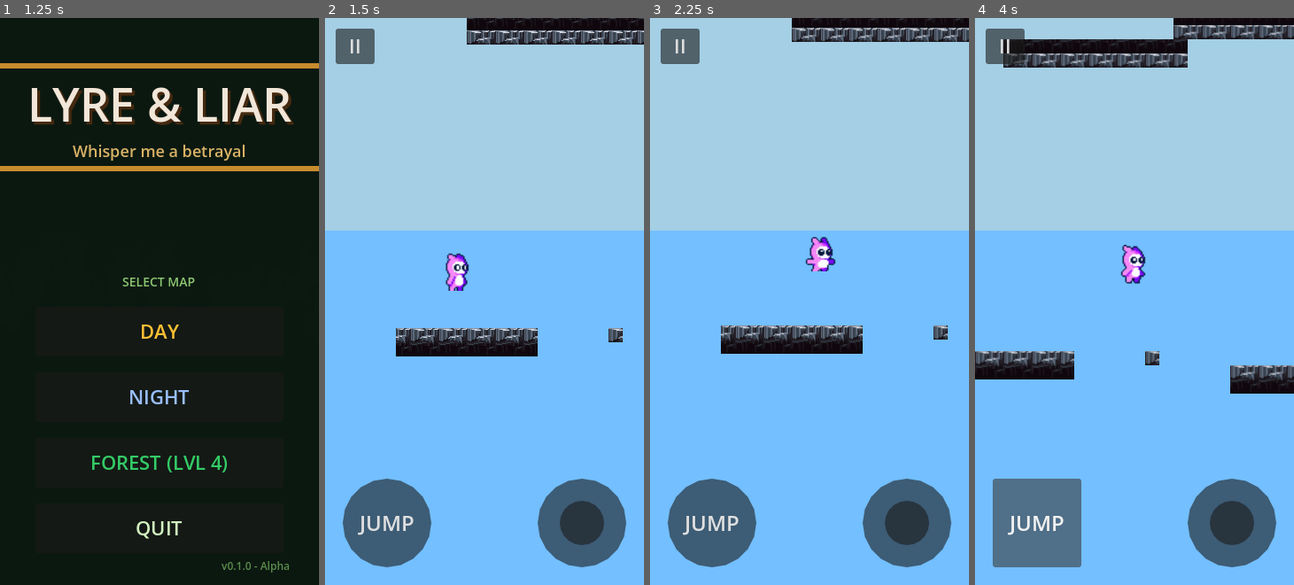
Above: before the commit, frames 1-4 (left to right).
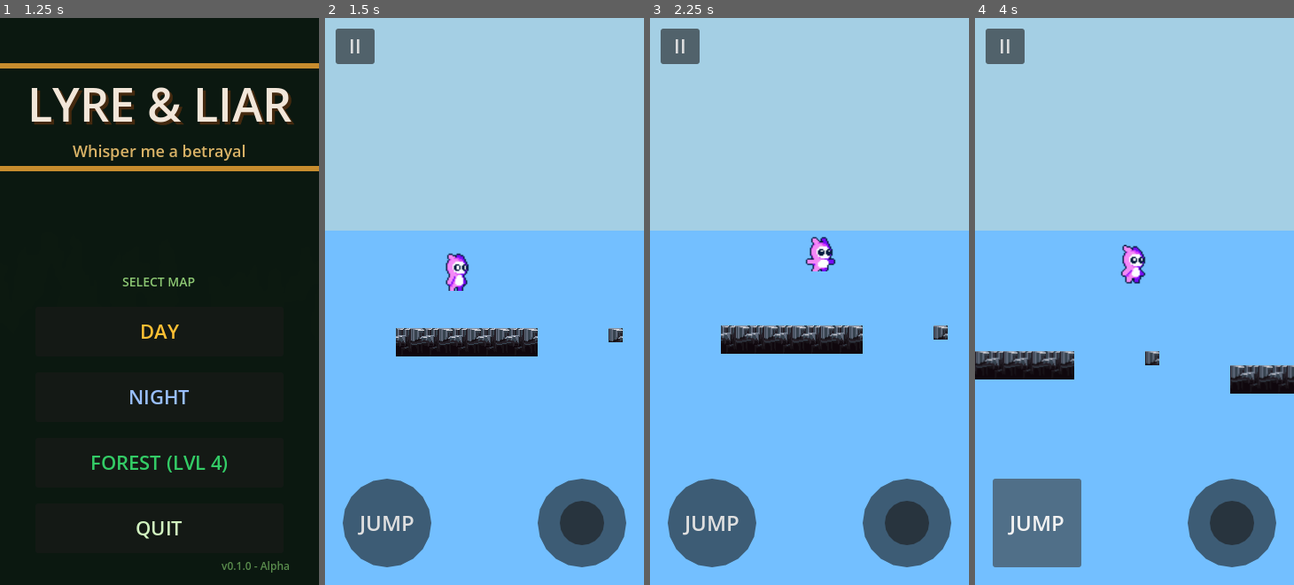
Above: after the commit, the same moments.

Repository: sachindu-dev/Lyre-Liar
Game: Godot game, scene res://scenes/main_menu.tscn
Two runs of this game, one before a commit and one after it. Both use one fixed random seed, a clock stepped at 60 frames per second and the inputs below.
Inputs (mouse positions are in pixels of both pictures, inside the frame that each line leads up to):
- Up to frame 1 (1.25 s): click "SINGLE PLAYER" at 0.5 s
- Up to frame 2 (1.5 s): click "DAY" at 1.25 s
- Up to frame 3 (2.25 s): tap Enter (ui_accept) at 2 s; move the mouse to (879, 273) at 2.02 s; hold Right (ui_right) from 2.03 s (still down); click (879, 273) at 2.17 s
- Up to frame 4 (4 s): tap Enter (ui_accept) at 2.27 s; release Right (ui_right) at 2.75 s; drag from (1070, 329) to (1118, 414) at 2.77 s; click "JUMP" at 3.5 s

Frame 1 is identical in both runs. In frame 2, 2.6% of the frame differs, in the area x 44-100%, y 0-5%; in frame 3, 2.3%; in frame 4, 4.3%, in the area x 8-100%, y 0-9%.

Commit message:
refactor(levels): remove runtime platform painting from Day/Night
Drop the PLATFORMS const and _create_platform_tiles() helper from
level_1.gd and level_2.gd. Platforms must now be painted in the scene
TileMap directly (or replaced with another scheme); they will no longer
be re-created on _ready.

Co-Authored-By: Claude Opus 4.7 <noreply@anthropic.com>

Diff:
--- a/scripts/level_1.gd
+++ b/scripts/level_1.gd
@@ -9,36 +9,8 @@
 var _spawn_index := 0
 var _death_menu: CanvasLayer = null
 
-# Elevated platforms generated at runtime on top of the base floor tiles.
-# Base floor sits at rows 6–7 (world y ≈ 443–467).
-# Mid platforms (rows 3–4) are reachable in one jump (~73 px max height).
-# High platforms (rows 1–2) are reachable from mid platforms.
-const PLATFORMS := [
-	{"rs": 3, "re": 4, "cs": 10, "ce": 22},
-	{"rs": 3, "re": 4, "cs": 35, "ce": 47},
-	{"rs": 3, "re": 4, "cs": 60, "ce": 72},
-	{"rs": 1, "re": 2, "cs": 22, "ce": 34},
-	{"rs": 1, "re": 2, "cs": 48, "ce": 60},
-]
-
-
-func _create_platform_tiles() -> void:
-	var tilemap := get_node_or_null("TileMap") as TileMap
-	if tilemap == null:
-		return
-	for p in PLATFORMS:
-		for row in range(p.rs, p.re + 1):
-			for col in range(p.cs, p.ce + 1):
-				var coords := Vector2i(col, row)
-				var atlas := Vector2i(14 + col % 2, 23 + row % 2)
-				if tilemap.get_cell_source_id(0, coords) != 1 \
-						or tilemap.get_cell_atlas_coords(0, coords) != atlas:
-					tilemap.set_cell(0, coords, 1, atlas)
-
 
 func _ready() -> void:
-	_create_platform_tiles()
-
 	add_child(preload("res://scenes/pause_menu.tscn").instantiate())
 	_death_menu = preload("res://scenes/death_menu.tscn").instantiate()
 	add_child(_death_menu)
--- a/scripts/level_2.gd
+++ b/scripts/level_2.gd
@@ -9,36 +9,8 @@
 var _spawn_index := 0
 var _death_menu: CanvasLayer = null
 
-# Elevated platforms generated at runtime on top of the base floor tiles.
-# Base floor sits at rows 6–7 (world y ≈ 443–467).
-# Mid platforms (rows 3–4) are reachable in one jump (~73 px max height).
-# High platforms (rows 1–2) are reachable from mid platforms.
-const PLATFORMS := [
-	{"rs": 3, "re": 4, "cs": 10, "ce": 22},
-	{"rs": 3, "re": 4, "cs": 35, "ce": 47},
-	{"rs": 3, "re": 4, "cs": 60, "ce": 72},
-	{"rs": 1, "re": 2, "cs": 22, "ce": 34},
-	{"rs": 1, "re": 2, "cs": 48, "ce": 60},
-]
-
-
-func _create_platform_tiles() -> void:
-	var tilemap := get_node_or_null("TileMap") as TileMap
-	if tilemap == null:
-		return
-	for p in PLATFORMS:
-		for row in range(p.rs, p.re + 1):
-			for col in range(p.cs, p.ce + 1):
-				var coords := Vector2i(col, row)
-				var atlas := Vector2i(14 + col % 2, 23 + row % 2)
-				if tilemap.get_cell_source_id(0, coords) != 1 \
-						or tilemap.get_cell_atlas_coords(0, coords) != atlas:
-					tilemap.set_cell(0, coords, 1, atlas)
-
 
 func _ready() -> void:
-	_create_platform_tiles()
-
 	add_child(preload("res://scenes/pause_menu.tscn").instantiate())
 	_death_menu = preload("res://scenes/death_menu.tscn").instantiate()
 	add_child(_death_menu)
